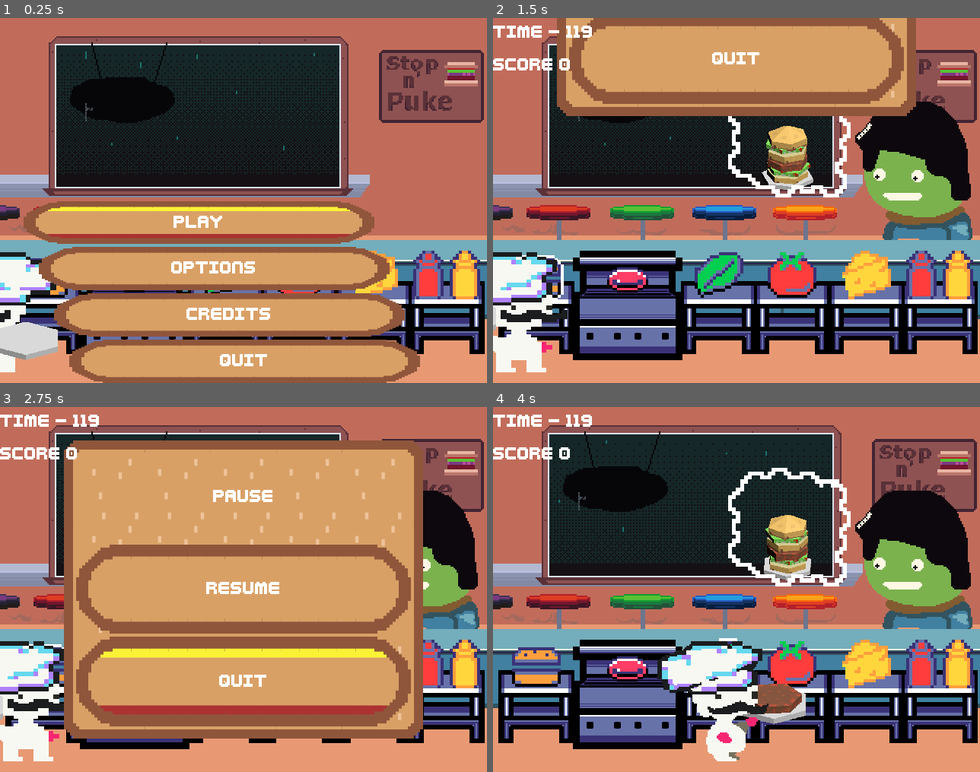
Above: before the commit, frames 1-4 (two rows, left to right).
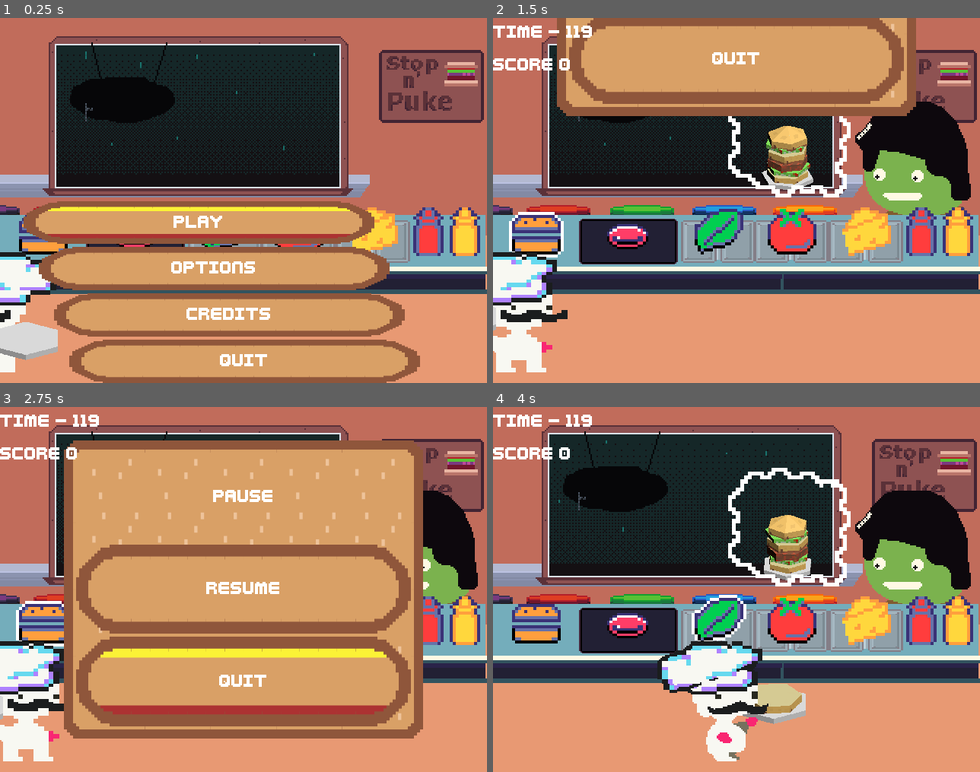
Above: after the commit, the same moments.

Repository: LettucePie/burgert
Game: Godot game, scene res://scenes/play.tscn
Same seed, same stepped clock (60 frames per second), same inputs: the game is played once before the commit and once after it.
Inputs:
- Up to frame 1 (0.25 s): no input
- Up to frame 2 (1.5 s): click "Play" at 0.5 s; tap Enter (menu) at 1.25 s; hold Right (right) from 1.28 s (still down); tap Z (confirm) at 1.35 s
- Up to frame 3 (2.75 s): release Right (right) at 2.03 s; hold Down (down) from 2.03 s (still down); tap C (special1) at 2.1 s
- Up to frame 4 (4 s): release Down (down) at 2.75 s; click "RESUME" at 2.75 s; hold Right (right) from 3.53 s (still down); tap Z (confirm) at 3.6 s

The runs differ from the first frame. In frame 1, 11% of the frame differs, in the area x 0-100%, y 51-93%; in frame 2, 34%, in the area x 0-100%, y 51-94%; in frame 3, 7.3%; in frame 4, 32%.

Commit message:
counter v2

Diff:
--- /dev/null
+++ b/assets/resources/sprites/kitchen/counter_v2.tres
@@ -0,0 +1,7 @@
+[gd_resource type="AtlasTexture" load_steps=2 format=3 uid="uid://dqs8p3c26h7dr"]
+
+[ext_resource type="Texture2D" uid="uid://bsufeogm7hc0l" path="res://assets/sprites/game/customers/customers_wave2_packed.png" id="1_poqw0"]
+
+[resource]
+atlas = ExtResource("1_poqw0")
+region = Rect2(0, 13, 320, 52)
--- /dev/null
+++ b/assets/resources/sprites/kitchen/counter_v2_alcove.tres
@@ -0,0 +1,7 @@
+[gd_resource type="AtlasTexture" load_steps=2 format=3 uid="uid://xt254ac7wjjk"]
+
+[ext_resource type="Texture2D" uid="uid://bsufeogm7hc0l" path="res://assets/sprites/game/customers/customers_wave2_packed.png" id="1_7aqgd"]
+
+[resource]
+atlas = ExtResource("1_7aqgd")
+region = Rect2(566, 142, 38, 32)
--- /dev/null
+++ b/assets/resources/sprites/kitchen/counter_v2_grill.tres
@@ -0,0 +1,7 @@
+[gd_resource type="AtlasTexture" load_steps=2 format=3 uid="uid://cyncm1vjbbtti"]
+
+[ext_resource type="Texture2D" uid="uid://bsufeogm7hc0l" path="res://assets/sprites/game/customers/customers_wave2_packed.png" id="1_40xbp"]
+
+[resource]
+atlas = ExtResource("1_40xbp")
+region = Rect2(478, 141, 75, 35)
--- a/scenes/game/chef.tscn
+++ b/scenes/game/chef.tscn
@@ -602,7 +602,7 @@
 radius = 46.5296
 
 [sub_resource type="ViewportTexture" id="ViewportTexture_sys53"]
-viewport_path = NodePath("burger_portal")
+viewport_path = NodePath(".")
 script = ExtResource("3_fq8hn")
 viewport_path_again = NodePath("../burger_portal")
 
@@ -641,10 +641,10 @@
 [node name="burger_portal" parent="." instance=ExtResource("3_3owfg")]
 
 [node name="right_pos" type="Marker2D" parent="."]
-position = Vector2(96, 16)
+position = Vector2(0, 16)
 
 [node name="left_pos" type="Marker2D" parent="."]
-position = Vector2(-96, 16)
+position = Vector2(0, 16)
 
 [connection signal="area_entered" from="Area2D" to="." method="_on_area_2d_area_entered"]
 [connection signal="area_exited" from="Area2D" to="." method="_on_area_2d_area_exited"]
--- a/scenes/game/game.tscn
+++ b/scenes/game/game.tscn
@@ -32,7 +32,7 @@
 script = ExtResource("3_8i30r")
 
 [node name="crosshair" type="Node2D" parent="submit"]
-position = Vector2(0, 115)
+position = Vector2(0, 181)
 
 [node name="Sprite2D" type="Sprite2D" parent="submit/crosshair"]
 scale = Vector2(3, 3)
--- a/scenes/game/kitchen_a.tscn
+++ b/scenes/game/kitchen_a.tscn
@@ -1,20 +1,16 @@
 [gd_scene load_steps=62 format=3 uid="uid://cb2lak3w8b1s8"]
 
 [ext_resource type="Script" path="res://scenes/game/kitchen.gd" id="1_737en"]
-[ext_resource type="Texture2D" uid="uid://nabw6f4disui" path="res://assets/resources/sprites/work_station.tres" id="2_gi7bb"]
-[ext_resource type="Texture2D" uid="uid://dcode7kblp41y" path="res://assets/resources/sprites/register.tres" id="2_hv2ir"]
 [ext_resource type="PackedScene" uid="uid://d3ew6f33rvhla" path="res://scenes/game/burger_portal.tscn" id="2_ng540"]
-[ext_resource type="Texture2D" uid="uid://f6jubesn86as" path="res://assets/resources/sprites/large_counter.tres" id="2_to378"]
 [ext_resource type="Texture2D" uid="uid://bn6ct21nq5buc" path="res://assets/sprites/game/kitchen/Restaurant_2_bg.png" id="3_28wba"]
 [ext_resource type="Script" path="res://scenes/game/customer.gd" id="3_488ky"]
 [ext_resource type="Script" path="res://scenes/game/workstation.gd" id="3_ualts"]
-[ext_resource type="SpriteFrames" uid="uid://e64v81dublgv" path="res://assets/resources/sprites/missing_burger_frames.tres" id="4_4wkpx"]
-[ext_resource type="Texture2D" uid="uid://bxdxvy6nj7cam" path="res://assets/resources/sprites/stove.tres" id="5_0qxmp"]
+[ext_resource type="SpriteFrames" uid="uid://e64v81dublgv" path="res://assets/resources/sprites/kitchen/missing_burger_frames.tres" id="4_3psbk"]
 [ext_resource type="Texture2D" uid="uid://q1ab3x30ngjg" path="res://assets/resources/sprites/ingredients/bun.tres" id="5_er5ok"]
+[ext_resource type="SpriteFrames" uid="uid://di6fbw0pgmqfi" path="res://assets/resources/sprites/kitchen/kitchen_window_spriteframes.tres" id="5_hgtvl"]
 [ext_resource type="Texture2D" uid="uid://dephh5h80edxg" path="res://assets/sprites/game/customers/customers__1.png" id="5_jd2jh"]
-[ext_resource type="SpriteFrames" uid="uid://di6fbw0pgmqfi" path="res://assets/resources/sprites/kitchen_window_spriteframes.tres" id="5_t0tu0"]
-[ext_resource type="SpriteFrames" uid="uid://8n3ejah1lcnb" path="res://assets/resources/sprites/kitchen_sign_spriteframes.tres" id="6_8hix3"]
 [ext_resource type="Script" path="res://classes/ViewportTextureSmart.gd" id="6_b3mif"]
+[ext_resource type="SpriteFrames" uid="uid://8n3ejah1lcnb" path="res://assets/resources/sprites/kitchen/kitchen_sign_spriteframes.tres" id="6_sosdx"]
 [ext_resource type="Texture2D" uid="uid://glehc4nentpm" path="res://assets/resources/sprites/ingredients/bun_highlight.tres" id="6_xprxa"]
 [ext_resource type="Texture2D" uid="uid://d3vxhubsue53l" path="res://assets/sprites/ui/order-thought-cloud1.png" id="7_nq4e3"]
 [ext_resource type="Texture2D" uid="uid://bro1j5oa72kh5" path="res://assets/resources/sprites/ingredients/meat.tres" id="8_42nsw"]
@@ -54,20 +50,24 @@
 [ext_resource type="Texture2D" uid="uid://crbnqpyawunif" path="res://assets/sprites/game/customers/customers__14.png" id="32_6wy5e"]
 [ext_resource type="AudioStream" uid="uid://werdrs07c7q6" path="res://assets/sound/sfx/Audio 13.wav" id="32_jbtrj"]
 [ext_resource type="AudioStream" uid="uid://b7mlseuejtsff" path="res://assets/sound/sfx/Audio 14.wav" id="34_83rug"]
-[ext_resource type="Texture2D" uid="uid://crpsas8wed3g8" path="res://assets/sprites/game/kitchen/counter.png" id="36_gcjf7"]
+[ext_resource type="Texture2D" uid="uid://f6jubesn86as" path="res://assets/resources/sprites/kitchen/large_counter.tres" id="37_iktmn"]
+[ext_resource type="Texture2D" uid="uid://dqs8p3c26h7dr" path="res://assets/resources/sprites/kitchen/counter_v2.tres" id="38_3w3u7"]
+[ext_resource type="Texture2D" uid="uid://dcode7kblp41y" path="res://assets/resources/sprites/kitchen/register.tres" id="39_wk6ax"]
+[ext_resource type="Texture2D" uid="uid://cyncm1vjbbtti" path="res://assets/resources/sprites/kitchen/counter_v2_grill.tres" id="40_4v1tc"]
+[ext_resource type="Texture2D" uid="uid://xt254ac7wjjk" path="res://assets/resources/sprites/kitchen/counter_v2_alcove.tres" id="41_7gis0"]
 
 [sub_resource type="ViewportTexture" id="ViewportTexture_gp2sq"]
-viewport_path = NodePath("burger_portal")
+viewport_path = NodePath(".")
 script = ExtResource("6_b3mif")
 viewport_path_again = NodePath("../../../burger_portal")
 
 [sub_resource type="ViewportTexture" id="ViewportTexture_2j35s"]
-viewport_path = NodePath("burger_portal")
+viewport_path = NodePath(".")
 script = ExtResource("6_b3mif")
 viewport_path_again = NodePath("../../../burger_portal")
 
 [sub_resource type="ViewportTexture" id="ViewportTexture_m8mrc"]
-viewport_path = NodePath("burger_portal")
+viewport_path = NodePath(".")
 script = ExtResource("6_b3mif")
 viewport_path_again = NodePath("../../../burger_portal")
 
@@ -95,26 +95,26 @@
 scale = Vector2(2, 2)
 texture = ExtResource("3_28wba")
 
+[node name="window_anim" type="AnimatedSprite2D" parent="."]
+position = Vector2(320, 240)
+scale = Vector2(2, 2)
+sprite_frames = ExtResource("5_hgtvl")
+animation = &"rainy"
+autoplay = "rainy"
+
+[node name="sign_anim" type="AnimatedSprite2D" parent="."]
+position = Vector2(320, 240)
+scale = Vector2(2, 2)
+sprite_frames = ExtResource("6_sosdx")
+animation = &"sign"
+autoplay = "sign"
+
 [node name="splat" type="AnimatedSprite2D" parent="."]
 visible = false
 position = Vector2(320, 240)
 scale = Vector2(2, 2)
-sprite_frames = ExtResource("4_4wkpx")
+sprite_frames = ExtResource("4_3psbk")
 animation = &"splat"
-
-[node name="window_anim" type="AnimatedSprite2D" parent="."]
-position = Vector2(320, 240)
-scale = Vector2(2, 2)
-sprite_frames = ExtResource("5_t0tu0")
-animation = &"rainy"
-autoplay = "rainy"
-
-[node name="sign_anim" type="AnimatedSprite2D" parent="."]
-position = Vector2(320, 240)
-scale = Vector2(2, 2)
-sprite_frames = ExtResource("6_8hix3")
-animation = &"sign"
-autoplay = "sign"
 
 [node name="customers" type="Node2D" parent="."]
 
@@ -590,179 +590,177 @@
 visible = false
 position = Vector2(144, 368)
 scale = Vector2(2, 2)
-texture = ExtResource("2_to378")
+texture = ExtResource("37_iktmn")
 
 [node name="Sprite2D2" type="Sprite2D" parent="background_1"]
 visible = false
 position = Vector2(432, 368)
 scale = Vector2(2, 2)
-texture = ExtResource("2_to378")
+texture = ExtResource("37_iktmn")
 
 [node name="counter" type="Sprite2D" parent="background_1"]
-position = Vector2(320, 164)
-scale = Vector2(2, 2)
-texture = ExtResource("36_gcjf7")
+position = Vector2(320, 311)
+scale = Vector2(2, 2)
+texture = ExtResource("38_3w3u7")
 
 [node name="cash" type="Sprite2D" parent="background_1"]
 visible = false
 position = Vector2(496, 179)
 scale = Vector2(2, 2)
-texture = ExtResource("2_hv2ir")
+texture = ExtResource("39_wk6ax")
+
+[node name="grill" type="Sprite2D" parent="background_1"]
+position = Vector2(178, 294)
+scale = Vector2(1.72857, 1.72857)
+texture = ExtResource("40_4v1tc")
+
+[node name="alcove" type="Sprite2D" parent="background_1"]
+position = Vector2(296.079, 294)
+scale = Vector2(2.57481, 1.72857)
+texture = ExtResource("41_7gis0")
+
+[node name="alcove2" type="Sprite2D" parent="background_1"]
+position = Vector2(392, 294)
+scale = Vector2(2.57481, 1.72857)
+texture = ExtResource("41_7gis0")
+
+[node name="alcove3" type="Sprite2D" parent="background_1"]
+position = Vector2(490, 294)
+scale = Vector2(2.57481, 1.72857)
+texture = ExtResource("41_7gis0")
 
 [node name="background_2" type="Node2D" parent="."]
 
 [node name="workstation_bun" type="Area2D" parent="background_2" node_paths=PackedStringArray("highlight") groups=["Workstation"]]
-position = Vector2(57, 394)
+position = Vector2(57, 337)
 scale = Vector2(2, 2)
 script = ExtResource("3_ualts")
 ingredient = "Bun"
-highlight = NodePath("sprite/ingredient_sprite/highlight")
+highlight = NodePath("ingredient_sprite/highlight")
 
 [node name="CollisionShape2D" type="CollisionShape2D" parent="background_2/workstation_bun"]
 position = Vector2(0, 20)
 shape = SubResource("RectangleShape2D_dt4bo")
 
-[node name="sprite" type="Sprite2D" parent="background_2/workstation_bun"]
-texture = ExtResource("2_gi7bb")
-
-[node name="ingredient_sprite" type="Sprite2D" parent="background_2/workstation_bun/sprite"]
+[node name="ingredient_sprite" type="Sprite2D" parent="background_2/workstation_bun"]
 position = Vector2(0, -28)
 scale = Vector2(2, 2)
 texture = ExtResource("5_er5ok")
 
-[node name="highlight" type="Sprite2D" parent="background_2/workstation_bun/sprite/ingredient_sprite"]
+[node name="highlight" type="Sprite2D" parent="background_2/workstation_bun/ingredient_sprite"]
 texture = ExtResource("6_xprxa")
 
 [node name="workstation_meat" type="Area2D" parent="background_2" node_paths=PackedStringArray("highlight") groups=["Workstation"]]
-position = Vector2(177, 378)
+position = Vector2(177, 321)
 scale = Vector2(2, 2)
 script = ExtResource("3_ualts")
 ingredient = "Meat"
-highlight = NodePath("sprite/ingredient_sprite/highlight")
+highlight = NodePath("ingredient_sprite/highlight")
 
 [node name="CollisionShape2D" type="CollisionShape2D" parent="background_2/workstation_meat"]
 position = Vector2(0, 20)
 shape = SubResource("RectangleShape2D_dt4bo")
 
-[node name="sprite" type="Sprite2D" parent="background_2/workstation_meat"]
-scale = Vector2(0.75, 0.75)
-texture = ExtResource("5_0qxmp")
-
-[node name="ingredient_sprite" type="Sprite2D" parent="background_2/workstation_meat/sprite"]
-position = Vector2(0, -28)
-scale = Vector2(2.25, 2.25)
+[node name="ingredient_sprite" type="Sprite2D" parent="background_2/workstation_meat"]
+position = Vector2(0, -21)
+scale = Vector2(1.6875, 1.6875)
 texture = ExtResource("8_42nsw")
 
-[node name="highlight" type="Sprite2D" parent="background_2/workstation_meat/sprite/ingredient_sprite"]
+[node name="highlight" type="Sprite2D" parent="background_2/workstation_meat/ingredient_sprite"]
 texture = ExtResource("9_lqetf")
 
 [node name="workstation_lettuce" type="Area2D" parent="background_2" node_paths=PackedStringArray("highlight") groups=["Workstation"]]
-position = Vector2(297, 394)
+position = Vector2(297, 337)
 scale = Vector2(2, 2)
 script = ExtResource("3_ualts")
-highlight = NodePath("sprite/ingredient_sprite/highlight")
+highlight = NodePath("ingredient_sprite/highlight")
 
 [node name="CollisionShape2D" type="CollisionShape2D" parent="background_2/workstation_lettuce"]
 position = Vector2(0, 20)
 shape = SubResource("RectangleShape2D_dt4bo")
 
-[node name="sprite" type="Sprite2D" parent="background_2/workstation_lettuce"]
-texture = ExtResource("2_gi7bb")
-
-[node name="ingredient_sprite" type="Sprite2D" parent="background_2/workstation_lettuce/sprite"]
+[node name="ingredient_sprite" type="Sprite2D" parent="background_2/workstation_lettuce"]
 position = Vector2(0, -28)
 scale = Vector2(2, 2)
 texture = ExtResource("10_1mb32")
 
-[node name="highlight" type="Sprite2D" parent="background_2/workstation_lettuce/sprite/ingredient_sprite"]
+[node name="highlight" type="Sprite2D" parent="background_2/workstation_lettuce/ingredient_sprite"]
 texture = ExtResource("11_r8857")
 
 [node name="workstation_tomato" type="Area2D" parent="background_2" node_paths=PackedStringArray("highlight") groups=["Workstation"]]
-position = Vector2(393, 394)
+position = Vector2(393, 337)
 scale = Vector2(2, 2)
 script = ExtResource("3_ualts")
 ingredient = "Tomato"
-highlight = NodePath("sprite/ingredient_sprite/highlight")
+highlight = NodePath("ingredient_sprite/highlight")
 
 [node name="CollisionShape2D" type="CollisionShape2D" parent="background_2/workstation_tomato"]
 position = Vector2(0, 20)
 shape = SubResource("RectangleShape2D_dt4bo")
 
-[node name="sprite" type="Sprite2D" parent="background_2/workstation_tomato"]
-texture = ExtResource("2_gi7bb")
-
-[node name="ingredient_sprite" type="Sprite2D" parent="background_2/workstation_tomato/sprite"]
+[node name="ingredient_sprite" type="Sprite2D" parent="background_2/workstation_tomato"]
 position = Vector2(0, -28)
 scale = Vector2(2, 2)
 texture = ExtResource("12_rknrk")
 
-[node name="highlight" type="Sprite2D" parent="background_2/workstation_tomato/sprite/ingredient_sprite"]
+[node name="highlight" type="Sprite2D" parent="background_2/workstation_tomato/ingredient_sprite"]
 texture = ExtResource("13_x2inu")
 
 [node name="workstation_cheese" type="Area2D" parent="background_2" node_paths=PackedStringArray("highlight") groups=["Workstation"]]
-position = Vector2(491, 394)
+position = Vector2(491, 337)
 scale = Vector2(2, 2)
 script = ExtResource("3_ualts")
 ingredient = "Cheese"
-highlight = NodePath("sprite/ingredient_sprite/highlight")
+highlight = NodePath("ingredient_sprite/highlight")
 
 [node name="CollisionShape2D" type="CollisionShape2D" parent="background_2/workstation_cheese"]
 position = Vector2(0, 20)
 shape = SubResource("RectangleShape2D_dt4bo")
 
-[node name="sprite" type="Sprite2D" parent="background_2/workstation_cheese"]
-texture = ExtResource("2_gi7bb")
-
-[node name="ingredient_sprite" type="Sprite2D" parent="background_2/workstation_cheese/sprite"]
+[node name="ingredient_sprite" type="Sprite2D" parent="background_2/workstation_cheese"]
 position = Vector2(0, -28)
 scale = Vector2(2, 2)
 texture = ExtResource("14_t0dgj")
 
-[node name="highlight" type="Sprite2D" parent="background_2/workstation_cheese/sprite/ingredient_sprite"]
+[node name="highlight" type="Sprite2D" parent="background_2/workstation_cheese/ingredient_sprite"]
 texture = ExtResource("15_bm1ut")
 
 [node name="workstation_ketchup" type="Area2D" parent="background_2" node_paths=PackedStringArray("highlight") groups=["Workstation"]]
-position = Vector2(563, 394)
+position = Vector2(563, 337)
 scale = Vector2(2, 2)
 script = ExtResource("3_ualts")
 ingredient = "Ketchup"
-highlight = NodePath("sprite/ingredient_sprite/highlight")
+highlight = NodePath("ingredient_sprite/highlight")
 
 [node name="CollisionShape2D" type="CollisionShape2D" parent="background_2/workstation_ketchup"]
 position = Vector2(0, 20)
 shape = SubResource("RectangleShape2D_l3xul")
 
-[node name="sprite" type="Sprite2D" parent="background_2/workstation_ketchup"]
-position = Vector2(12, 0)
-texture = ExtResource("2_gi7bb")
-
-[node name="ingredient_sprite" type="Sprite2D" parent="background_2/workstation_ketchup/sprite"]
-position = Vector2(-12, -28)
+[node name="ingredient_sprite" type="Sprite2D" parent="background_2/workstation_ketchup"]
+position = Vector2(0, -28)
 scale = Vector2(2, 2)
 texture = ExtResource("16_vtaef")
 
-[node name="highlight" type="Sprite2D" parent="background_2/workstation_ketchup/sprite/ingredient_sprite"]
+[node name="highlight" type="Sprite2D" parent="background_2/workstation_ketchup/ingredient_sprite"]
 texture = ExtResource("17_8eli0")
 
 [node name="workstation_mustard" type="Area2D" parent="background_2" node_paths=PackedStringArray("highlight") groups=["Workstation"]]
-position = Vector2(611, 394)
+position = Vector2(611, 337)
 scale = Vector2(2, 2)
 script = ExtResource("3_ualts")
 ingredient = "Mustard"
-highlight = NodePath("sprite/ingredient_sprite/highlight")
+highlight = NodePath("ingredient_sprite/highlight")
 
 [node name="CollisionShape2D" type="CollisionShape2D" parent="background_2/workstation_mustard"]
 position = Vector2(0, 20)
 shape = SubResource("RectangleShape2D_62g6r")
 
-[node name="sprite" type="Sprite2D" parent="background_2/workstation_mustard"]
-
-[node name="ingredient_sprite" type="Sprite2D" parent="background_2/workstation_mustard/sprite"]
+[node name="ingredient_sprite" type="Sprite2D" parent="background_2/workstation_mustard"]
 position = Vector2(0, -28)
 scale = Vector2(2, 2)
 texture = ExtResource("18_8nry3")
 
-[node name="highlight" type="Sprite2D" parent="background_2/workstation_mustard/sprite/ingredient_sprite"]
+[node name="highlight" type="Sprite2D" parent="background_2/workstation_mustard/ingredient_sprite"]
 texture = ExtResource("17_8eli0")
 
 [connection signal="animation_finished" from="splat" to="." method="_on_splat_animation_finished"]
--- a/scenes/game/workstation.gd
+++ b/scenes/game/workstation.gd
@@ -4,7 +4,7 @@
 
 @export var ingredient : String = "Lettuce"
 @export var highlight : Sprite2D = null
-@onready var ingredient_sprite : Sprite2D = $sprite/ingredient_sprite
+@onready var ingredient_sprite : Sprite2D = $ingredient_sprite
 var tick : int = 60
 var down : bool = false
 
--- a/testing/kitchen_a_3d.tscn
+++ b/testing/kitchen_a_3d.tscn
@@ -1,7 +1,7 @@
 [gd_scene load_steps=4 format=3 uid="uid://bud4js66ji46l"]
 
 [ext_resource type="PackedScene" uid="uid://c2mcut13a1xud" path="res://testing/chef_3d.tscn" id="1_iknjt"]
-[ext_resource type="Texture2D" uid="uid://f6jubesn86as" path="res://assets/resources/sprites/large_counter.tres" id="2_to378"]
+[ext_resource type="Texture2D" uid="uid://f6jubesn86as" path="res://assets/resources/sprites/kitchen/large_counter.tres" id="2_to378"]
 
 [sub_resource type="TorusMesh" id="TorusMesh_dc1du"]
 
Renamed: assets/resources/sprites/kitchen_sign_spriteframes.tres -> assets/resources/sprites/kitchen/kitchen_sign_spriteframes.tres
Renamed: assets/resources/sprites/kitchen_window_spriteframes.tres -> assets/resources/sprites/kitchen/kitchen_window_spriteframes.tres
Renamed: assets/resources/sprites/large_counter.tres -> assets/resources/sprites/kitchen/large_counter.tres
Renamed: assets/resources/sprites/missing_burger_frames.tres -> assets/resources/sprites/kitchen/missing_burger_frames.tres
Renamed: assets/resources/sprites/register.tres -> assets/resources/sprites/kitchen/register.tres
Renamed: assets/resources/sprites/stove.tres -> assets/resources/sprites/kitchen/stove.tres
Renamed: assets/resources/sprites/work_station.tres -> assets/resources/sprites/kitchen/work_station.tres
Binary file added: assets/sprites/game/customers/customers_wave2_packed.png
Not shown, added: assets/sprites/game/customers/customers_wave2_packed.png.import
